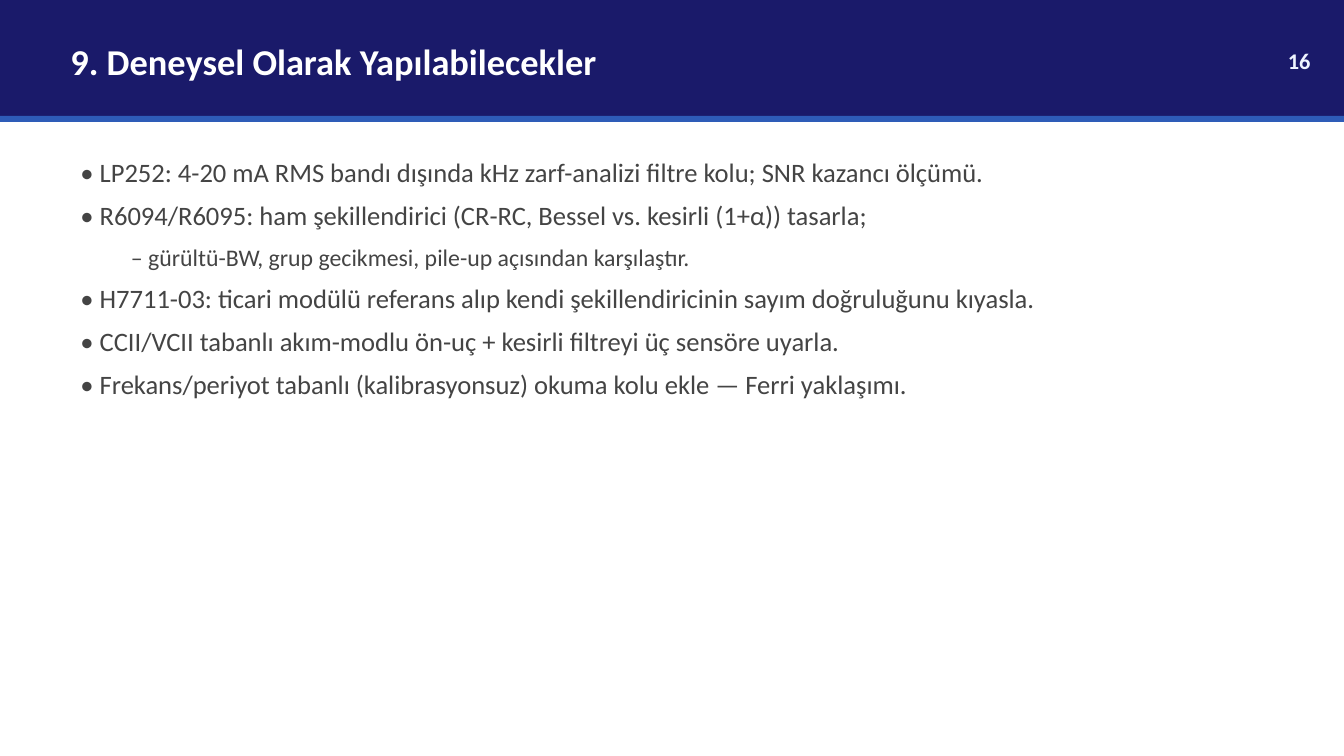
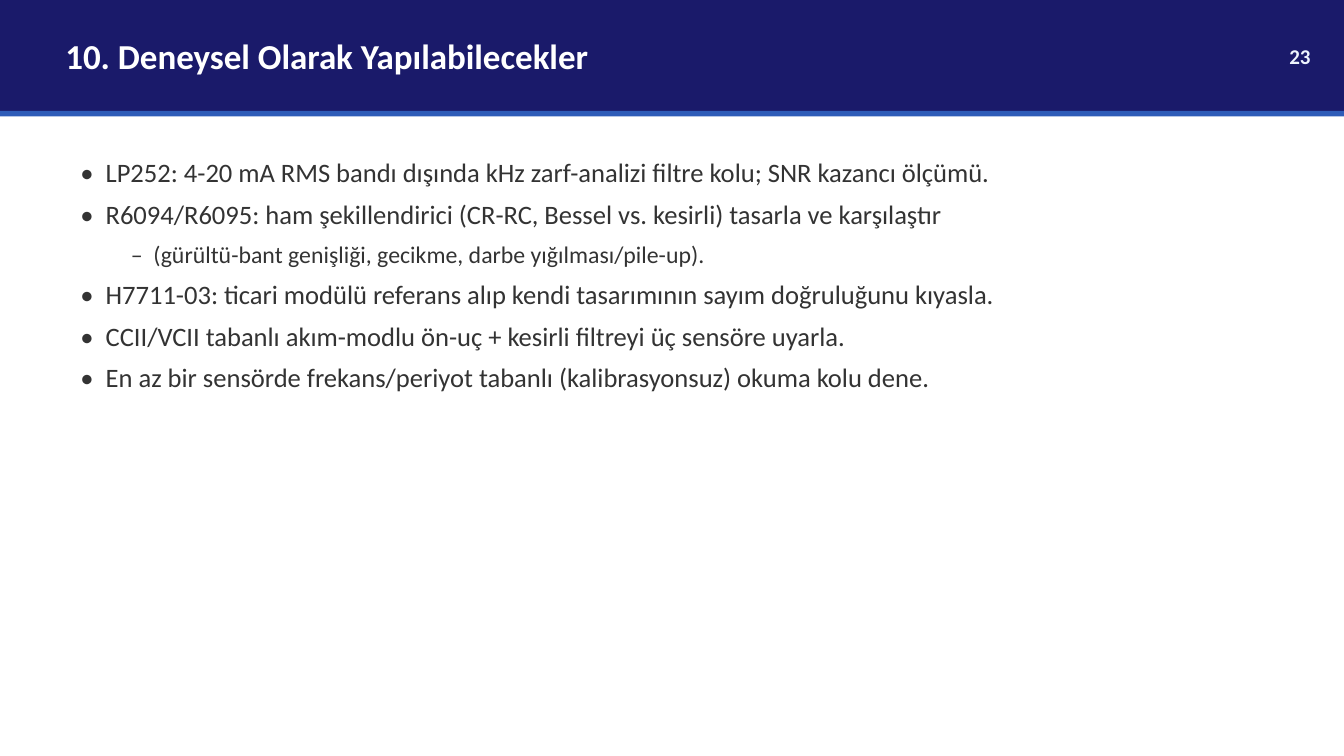
Before and after one commit to selinacr/selin, a slide deck: slide 23 of analog-filtre-tez/EEM537_Sunum_SelinACAR.pptx (slide 16 before the commit). Drawn at 1344x756 pixels with LibreOffice and Linux fonts; fonts in the diff are those of the drawing. Boxes give left, top, right and bottom in pixels: in the first picture for what was removed or moved away, otherwise in the second. Text is boxed around its words. In the diff, an @@ line names an element or a change of style, - is before the commit and + after.

```diff
--- a/analog-filtre-tez/EEM537_Sunum_SelinACAR.pptx
+++ b/analog-filtre-tez/EEM537_Sunum_SelinACAR.pptx
@@ rectangle: place and size @@
-rectangle at <box>0,0,1344,116</box>
+rectangle at <box>0,0,1344,111</box>
@@ text at <box>65,44,588,75</box>: text changed; size 26 to 25 pt @@
-9. Deneysel Olarak Yapılabilecekler
+10. Deneysel Olarak Yapılabilecekler
@@ text removed at <box>1288,53,1311,69</box> @@
-16
@@ text added at <box>1289,50,1310,64</box>, 15 pt, text #EEF4FF, bold @@
+23
@@ rectangle: place and size @@
-rectangle at <box>0,116,1344,122</box>
+rectangle at <box>0,111,1344,117</box>
@@ text at <box>106,163,989,351</box>: text colour #444444 to #333333 in "• LP252: 4-20 mA RMS bandı dışında ...", "• CCII/VCII tabanlı akım-modlu ön-uç + kesirli ..."; less space between paragraphs @@
@@ text at <box>106,204,993,309</box>: text changed; text colour #444444 to #333333 @@
-• R6094/R6095: ham şekillendirici (CR-RC, Bessel vs. kesirli (1+α)) tasarla;
-  – gürültü-BW, grup gecikmesi, pile-up açısından karşılaştır.
-• H7711-03: ticari modülü referans alıp kendi şekillendiricinin sayım doğruluğunu kıyasla.
+• R6094/R6095: ham şekillendirici (CR-RC, Bessel vs. kesirli) tasarla ve karşılaştır
+  – (gürültü-bant genişliği, gecikme, darbe yığılması/pile-up).
+• H7711-03: ticari modülü referans alıp kendi tasarımının sayım doğruluğunu kıyasla.
@@ text at <box>106,367,929,392</box>: text changed; text colour #444444 to #333333 @@
-• Frekans/periyot tabanlı (kalibrasyonsuz) okuma kolu ekle — Ferri yaklaşımı.
+• En az bir sensörde frekans/periyot tabanlı (kalibrasyonsuz) okuma kolu dene.
```
Also in this commit, not shown: 14 other slides changed, 12 slides added, 6 slides removed.
